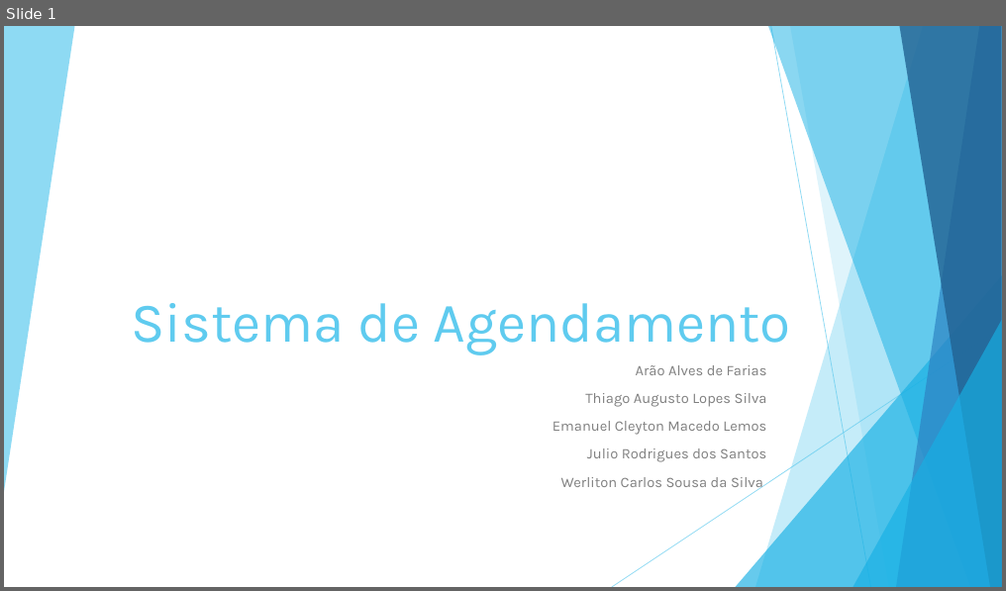
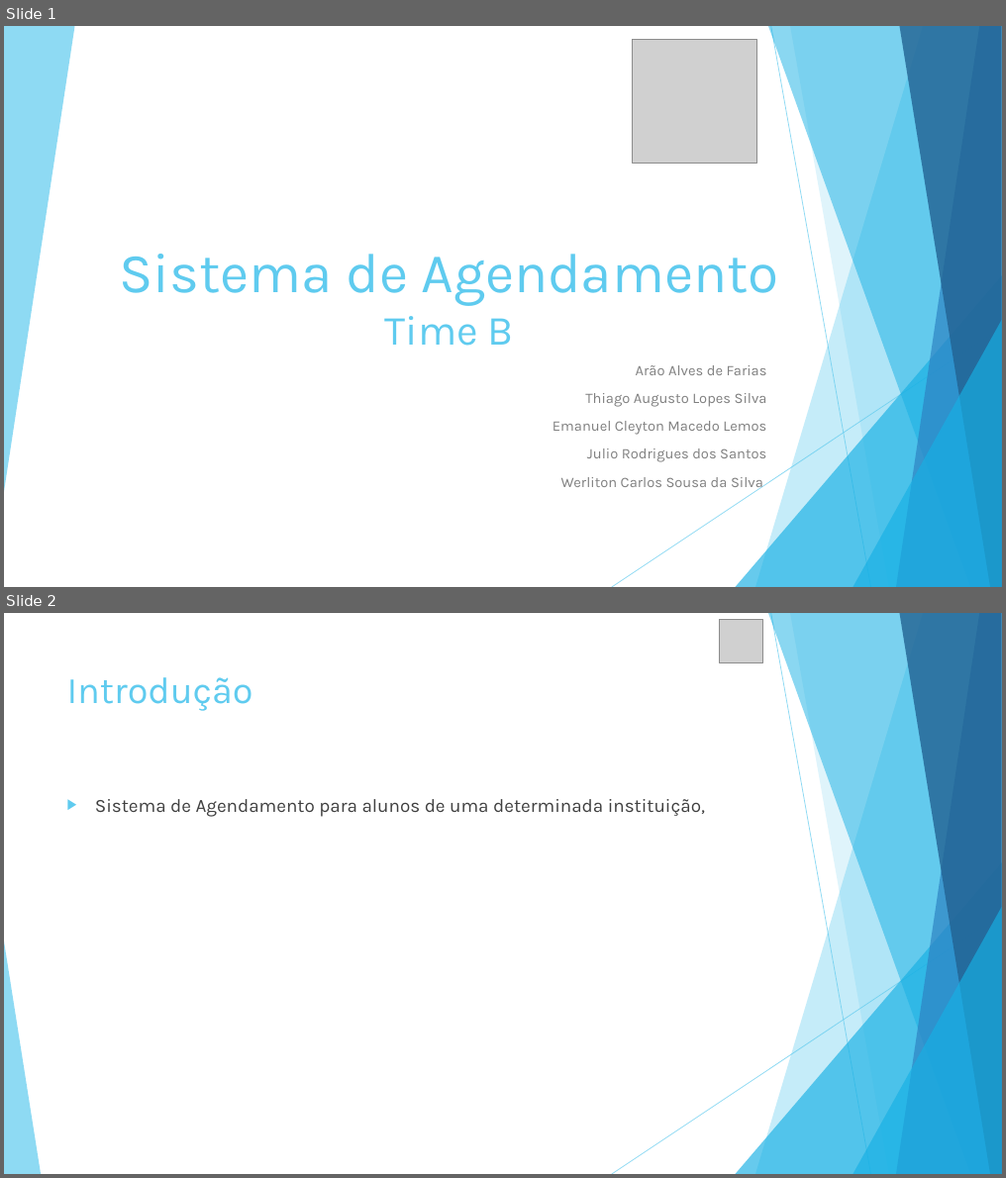
Before and after one commit to julioxrs/PROVA-TIME-B, a slide deck: Documentação/Apresentação/Sistema de Agendamento.pptx. Shown one above the other, each under a label of ours: slide 1 before the commit, slides 1 and 2 after it. The pictures are 1006x591 and 1006x1178 pixels, drawn with LibreOffice and Linux fonts; fonts in the diff are those of the drawing; grey boxes stand for pictures. Boxes give left, top, right and bottom in pixels: in the first picture for what was removed or moved away, otherwise in the second. Text is boxed around its words. In the diff, an @@ line names an element or a change of style, - is before the commit and + after.

```diff
--- a/Documentação/Apresentação/Sistema de Agendamento.pptx
+++ b/Documentação/Apresentação/Sistema de Agendamento.pptx
@@ slide 2 added at bbox=[4, 613, 1002, 1174], background #FFFFFF; not listed: 9 template elements that a slide beside it also shows @@
@@ picture added at bbox=[720, 620, 763, 663] @@
@@ title added at bbox=[67, 677, 253, 711], 36 pt, text #5FCBEF @@
+Introdução
@@ text added at bbox=[95, 799, 705, 817], 18 pt, text #404040 @@
+▶ Sistema de Agendamento para alunos de uma determinada instituição,
@@ triangle added at bbox=[4, 942, 41, 1174], fill #5FCBEF at 70% opacity @@
@@ slide 1 changed as well @@
@@ picture added at bbox=[633, 40, 757, 163] @@
@@ title at bbox=[120, 254, 779, 346]: text changed @@
-Sistema de Agendamento
+Sistema de Agendamento
+Time B
```
Also in this commit, not shown: 7 other slides added, 1 other file.
